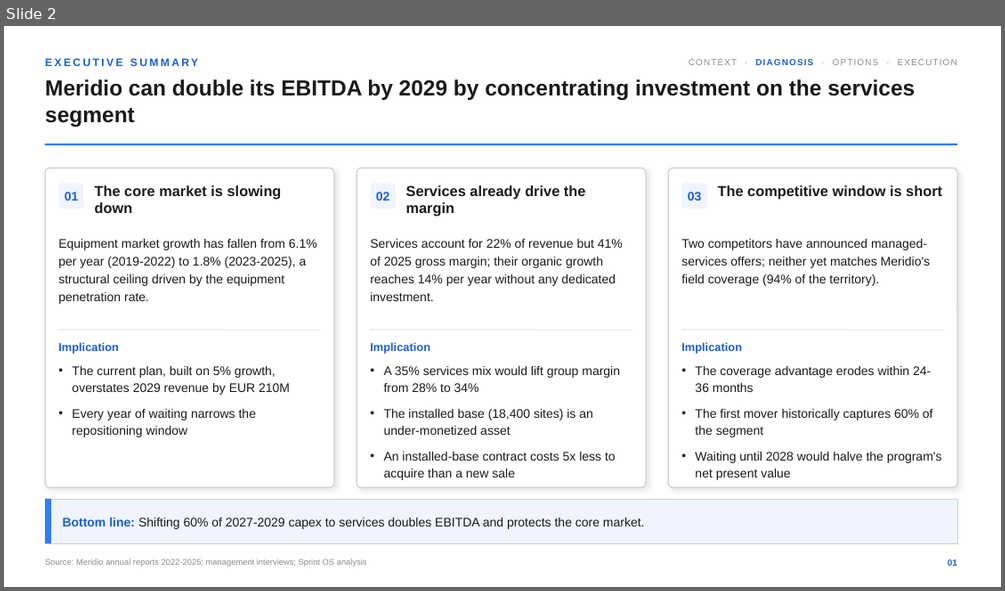
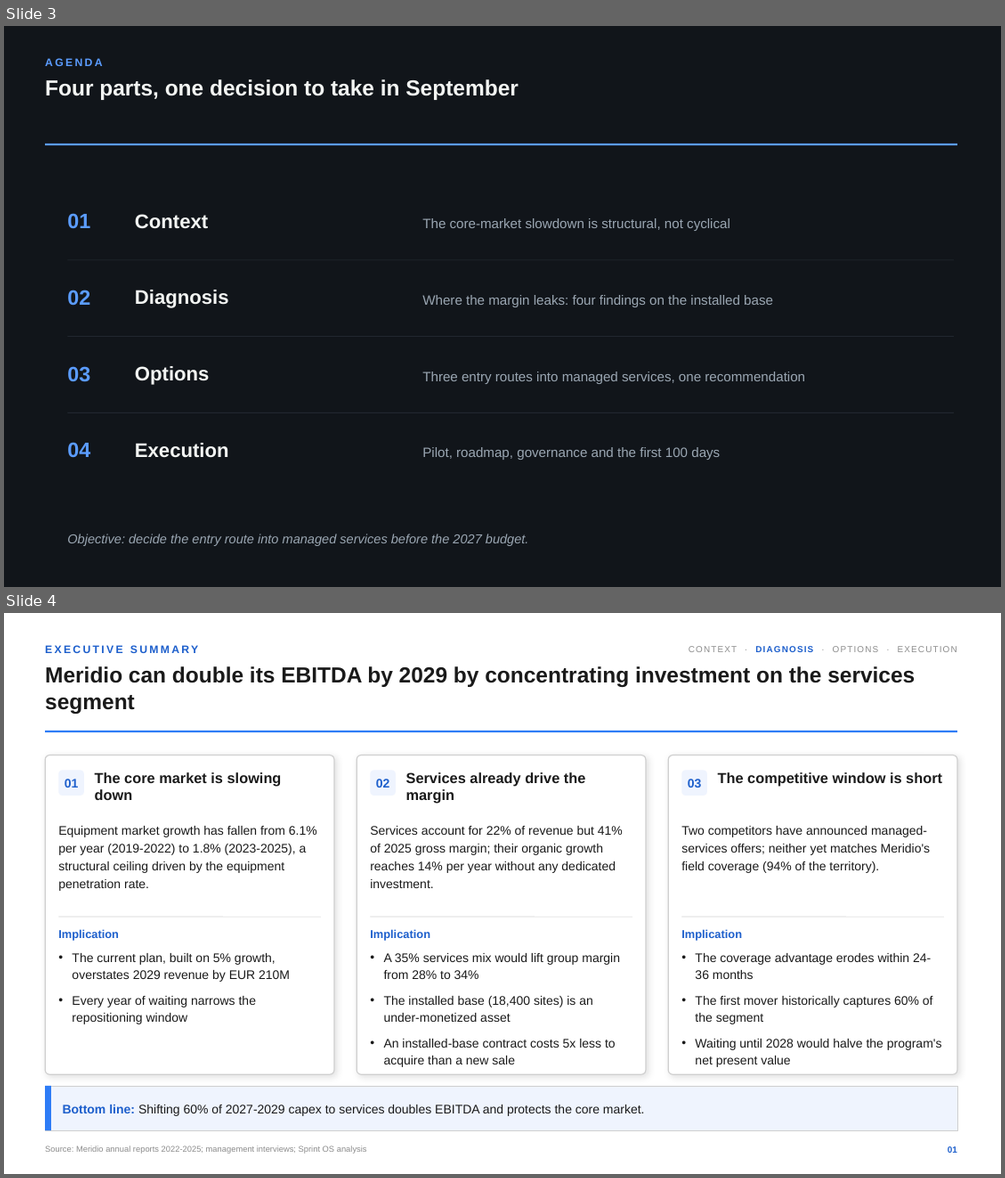
Before and after one commit to benkothmane-debug/sprintospptx, a slide deck: examples/golden-deck.pptx. Shown one above the other, each under a label of ours: slide 2 before the commit, slides 3 and 4 after it. The pictures are 1005x591 and 1005x1178 pixels, drawn with LibreOffice and Linux fonts; fonts in the diff are those of the drawing. Boxes give left, top, right and bottom in pixels: in the first picture for what was removed or moved away, otherwise in the second. Text is boxed around its words. In the diff, an @@ line names an element or a change of style, - is before the commit and + after.

```diff
--- a/examples/golden-deck.pptx
+++ b/examples/golden-deck.pptx
@@ slide 3 added at [4, 26, 1001, 587], background #11151A @@
@@ text added at [45, 58, 102, 66], 10.5 pt, text #5B9CFF, bold @@
+AGENDA
@@ text added at [45, 79, 518, 100], 21 pt, text #F2F4F2, bold @@
+Four parts, one decision to take in September
@@ rectangle added at [45, 143, 957, 145], fill #5B9CFF @@
@@ text added at [67, 213, 90, 229], 20 pt, text #5B9CFF, bold @@
+01
@@ text added at [135, 214, 208, 229], 19 pt, text #F2F4F2, bold @@
+Context
@@ text added at [422, 218, 730, 231], 13 pt, text #9AA6B2 @@
+The core-market slowdown is structural, not cyclical
@@ line added from (67, 260) to (954, 260), #2A323B 0.5 pt @@
@@ text added at [67, 289, 90, 305], 20 pt, text #5B9CFF, bold @@
+02
@@ text added at [135, 289, 229, 308], 19 pt, text #F2F4F2, bold @@
+Diagnosis
@@ text added at [422, 295, 773, 307], 13 pt, text #9AA6B2 @@
+Where the margin leaks: four findings on the installed base
@@ line added from (67, 337) to (954, 337), #2A323B 0.5 pt @@
@@ text added at [67, 366, 90, 382], 20 pt, text #5B9CFF, bold @@
+03
@@ text added at [135, 366, 210, 385], 19 pt, text #F2F4F2, bold @@
+Options
@@ text added at [422, 371, 805, 384], 13 pt, text #9AA6B2 @@
+Three entry routes into managed services, one recommendation
@@ line added from (67, 412) to (954, 412), #2A323B 0.5 pt @@
@@ text added at [67, 442, 90, 458], 20 pt, text #5B9CFF, bold @@
+04
@@ text added at [135, 443, 229, 458], 19 pt, text #F2F4F2, bold @@
+Execution
@@ text added at [422, 447, 720, 459], 13 pt, text #9AA6B2 @@
+Pilot, roadmap, governance and the first 100 days
@@ text added at [67, 533, 529, 546], 12.5 pt, text #9AA6B2, italic @@
+Objective: decide the entry route into managed services before the 2027 budget.
@@ what was slide 2 is now slide 4 @@
```
Also in this commit, not shown: 5 slides changed, 9 other slides added, 5 other files.
